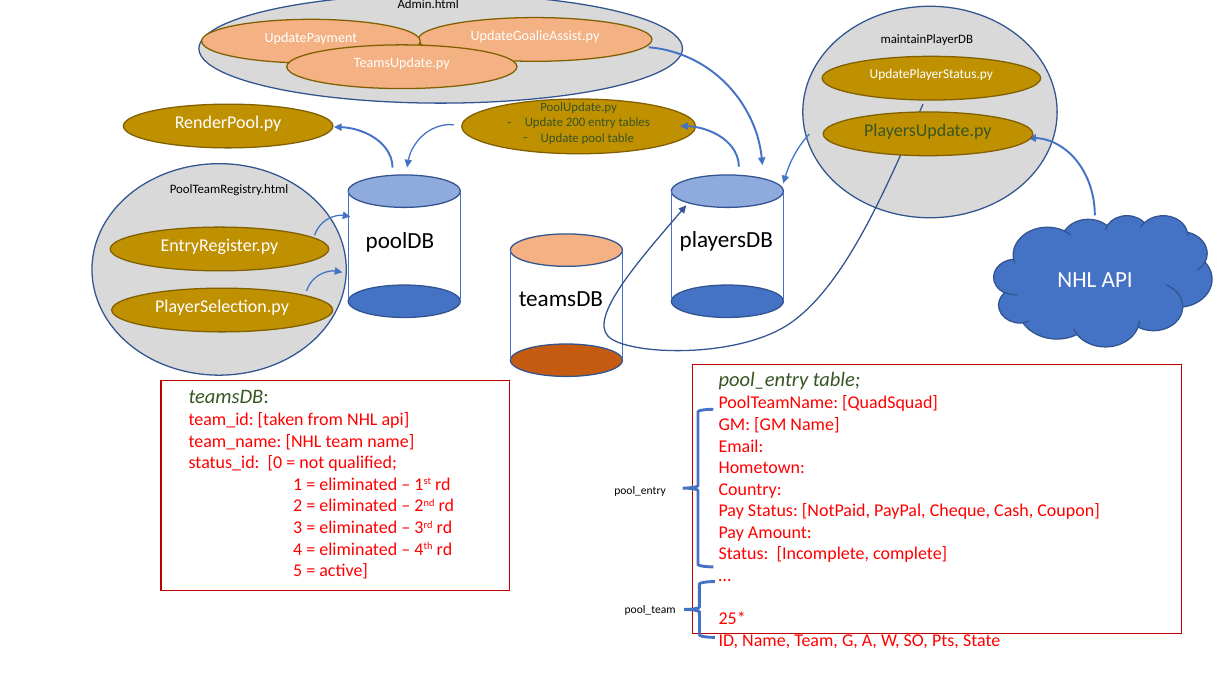
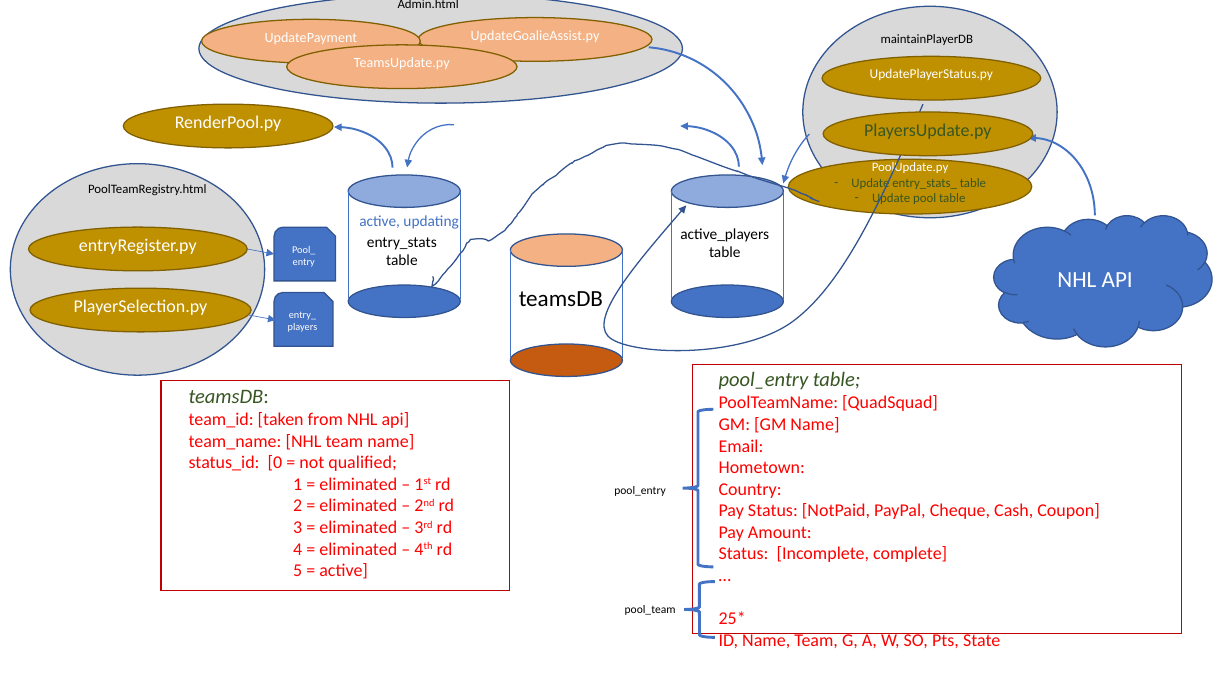
Before and after one commit to melliott18/jakes-hockey-pool, a slide deck: slide 1 of JHP_Design.pptx. Drawn at 1232x693 pixels with LibreOffice and Linux fonts; fonts in the diff are those of the drawing. Boxes give left, top, right and bottom in pixels: in the first picture for what was removed or moved away, otherwise in the second. Text is boxed around its words. In the diff, an @@ line names an element or a change of style, - is before the commit and + after.

Commit message:
Updated the Design Document

```diff
--- a/JHP_Design.pptx
+++ b/JHP_Design.pptx
@@ freeform shape added at box(432, 143, 819, 287), outline #325491 1 pt @@
@@ 3 ellipses, 1 text: place and size @@
-3 ellipses, 1 text at box(92, 164, 347, 375)
+3 ellipses, 1 text at box(10, 164, 264, 375)
@@ ellipse "PoolUpdate.py": place and size @@
-ellipse "PoolUpdate.py" at box(462, 99, 696, 153)
+ellipse "PoolUpdate.py" at box(788, 159, 1031, 213)
@@ text in ellipse at box(851, 178, 986, 191): text changed @@
-– Update 200 entry tables
+– Update entry_stats_ table
@@ text in ellipse at box(872, 160, 949, 175): text colour #385723 to #FFFFFF in "PoolUpdate.py" @@
@@ arc (boxed as its full ellipse) removed at box(306, 208, 378, 279) @@
@@ text in ellipse at box(79, 238, 197, 254): text changed @@
-EntryRegister.py
+entryRegister.py
@@ snip round rect added at box(274, 227, 335, 281), fill #4472C4, outline #325491 1 pt, 8 pt, text #FFFFFF @@
+Pool_
+entry
@@ text added at box(359, 215, 458, 229), 12 pt, text #4472C4 @@
+active, updating
@@ text at box(367, 237, 437, 265): text changed; size 18 to 12 pt @@
-poolDB
+entry_stats
+table
@@ text at box(680, 228, 769, 257): text changed; size 18 to 12 pt @@
-playersDB
+active_players
+table
@@ arrow added from (248, 250) to (274, 254), #4472C4 0.5 pt @@
@@ arc (boxed as its full ellipse) removed at box(298, 264, 369, 336) @@
@@ snip round rect added at box(274, 293, 334, 347), fill #4472C4, outline #325491 1 pt, 8 pt, text #FFFFFF @@
+entry_
+players
@@ arrow added from (249, 315) to (275, 320), #4472C4 0.5 pt @@
```
Also in this commit, not shown: 1 other slide changed.
